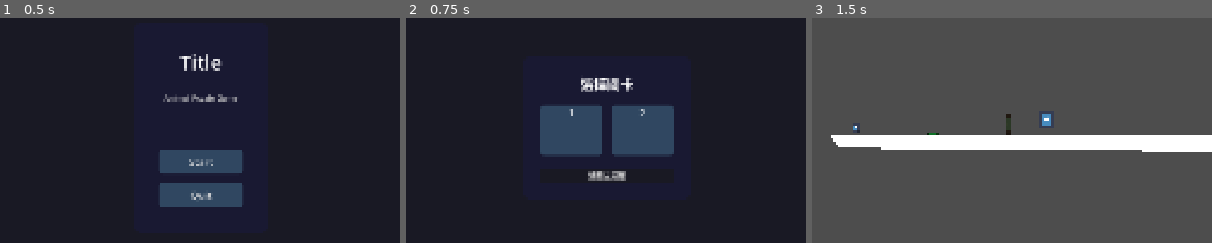
Above: before the commit, frames 1-3 (left to right).
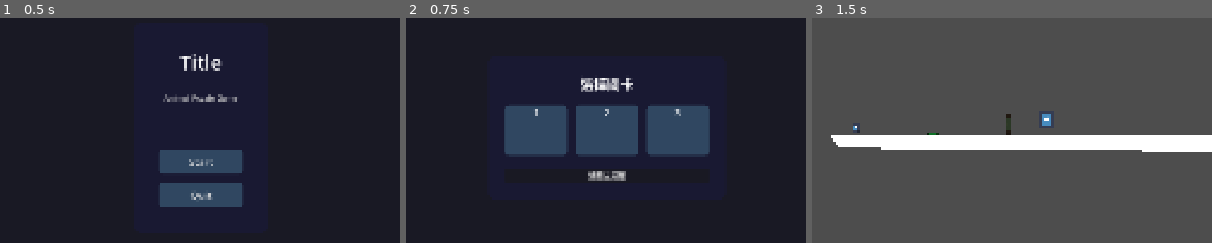
Above: after the commit, the same moments.

Repository: Yuanryan/Rune-Lengend
Game: Godot game, scene res://Scenes/main.tscn
The game is run twice, just before and just after one commit, with the same random seed, the same clock (stepped at 60 frames per second) and the same inputs. The engine's default icon, where the game draws it, is replaced by a stand-in: a white triangle on a blue panel in a dark square.
Inputs:
- Up to frame 1 (0.5 s): no input
- Up to frame 2 (0.75 s): click "Start" at 0.5 s
- Up to frame 3 (1.5 s): click "🔒" at 1.25 s
The pictures show only the part of the screen within x 25-75%, y 26-76%; the shares and areas given below are measured in that part.

Frame 1 is identical in both runs. In frame 2, 5.6% of the frame differs, in the area x 24-76%, y 38-62%; in frame 3, nothing differs.

Commit message:
fix level brokent

Diff:
--- a/Scenes/Levels/level_1.tscn
+++ b/Scenes/Levels/level_1.tscn
@@ -1,31 +1,29 @@
-[gd_scene load_steps=10 format=3 uid="uid://dqtphadkel0dl"]
+[gd_scene load_steps=8 format=3 uid="uid://dsq2p8lnac1qg"]
 
 [ext_resource type="Script" uid="uid://bfeqcf2b658ki" path="res://Scripts/Level/Objects/level.gd" id="1_0x8k9"]
 [ext_resource type="PackedScene" uid="uid://cplrsetwf82ks" path="res://Scenes/LevelEdit/Tools/land_edit_tool.tscn" id="2_3mqfk"]
 [ext_resource type="PackedScene" uid="uid://bn81qjmigxgbl" path="res://Scenes/LevelEdit/Objects/Environment/land.tscn" id="2_4dpyx"]
 [ext_resource type="Resource" uid="uid://dbub6xik5cwhs" path="res://Resources/Levels/level_1.tres" id="2_iixi8"]
 [ext_resource type="PackedScene" uid="uid://ctp1234l38t1a" path="res://Scenes/LevelEdit/Objects/Objectives/checkpoint.tscn" id="5_cyadu"]
-[ext_resource type="PackedScene" uid="uid://dakout3cuxl2s" path="res://Scenes/LevelEdit/Objects/Hazard/damage_area.tscn" id="6_5f3p6"]
 [ext_resource type="Script" uid="uid://bet3pbm21wwfp" path="res://Scripts/Level/Core/zoomable_camera.gd" id="6_rb0md"]
-[ext_resource type="PackedScene" uid="uid://cjnqrwfc3b3qd" path="res://Scenes/LevelEdit/Objects/Hazard/spike.tscn" id="6_xgxfi"]
-[ext_resource type="PackedScene" uid="uid://btpopvnwbia8c" path="res://Scenes/LevelEdit/Objects/Hazard/turret.tscn" id="8_jv26f"]
+[ext_resource type="PackedScene" uid="uid://cnyimwluijpi3" path="res://Scenes/LevelEdit/Objects/Interactive/timed_door.tscn" id="7_jv26f"]
 
 [node name="Level1" type="Node2D"]
-script = ExtResource("1_xgxfi")
-level_resource = ExtResource("2_xgxfi")
+script = ExtResource("1_0x8k9")
+level_resource = ExtResource("2_iixi8")
 metadata/_custom_type_script = "uid://bfeqcf2b658ki"
 
-[node name="LandEditTool" parent="." instance=ExtResource("3_jv26f")]
+[node name="LandEditTool" parent="." instance=ExtResource("2_3mqfk")]
 
 [node name="StartingPoint" type="Marker2D" parent="."]
 position = Vector2(-80, 256)
 
-[node name="checkpoint" parent="." instance=ExtResource("4_rb0md")]
+[node name="checkpoint" parent="." instance=ExtResource("5_cyadu")]
 position = Vector2(472, 224)
 checkpoint_id = 1
 camera_target_position = Vector2(872, 128)
 
-[node name="checkpoint2" parent="." instance=ExtResource("4_rb0md")]
+[node name="checkpoint2" parent="." instance=ExtResource("5_cyadu")]
 position = Vector2(1024, 240)
 checkpoint_id = 2
 camera_target_position = Vector2(552, 16)
@@ -38,9 +36,8 @@
 position_smoothing_enabled = true
 position_smoothing_speed = 8.0
 script = ExtResource("6_rb0md")
-zoom_speed = 0.01
 
-[node name="Land" parent="." instance=ExtResource("5_u5ghp")]
+[node name="Land" parent="." instance=ExtResource("2_4dpyx")]
 position = Vector2(304, 328)
 
 [node name="Polygon2D" parent="Land" index="0"]
@@ -51,7 +48,7 @@
 position = Vector2(-464, -288)
 polygon = PackedVector2Array(0, 256, 32, 296, 1016, 304, 1168, 256)
 
-[node name="Land2" parent="." instance=ExtResource("5_u5ghp")]
+[node name="Land2" parent="." instance=ExtResource("2_4dpyx")]
 position = Vector2(608, 656)
 
 [node name="Polygon2D" parent="Land2" index="0"]
@@ -62,7 +59,7 @@
 position = Vector2(112, -608)
 polygon = PackedVector2Array(0, 256, 32, 296, 295.3371, 298.14087, 1016, 304, 1168, 256)
 
-[node name="Door" parent="." instance=ExtResource("6_hwvp3")]
+[node name="Door" parent="." instance=ExtResource("7_jv26f")]
 position = Vector2(376, 264)
 
 [node name="GameButton" parent="Door" index="3"]
